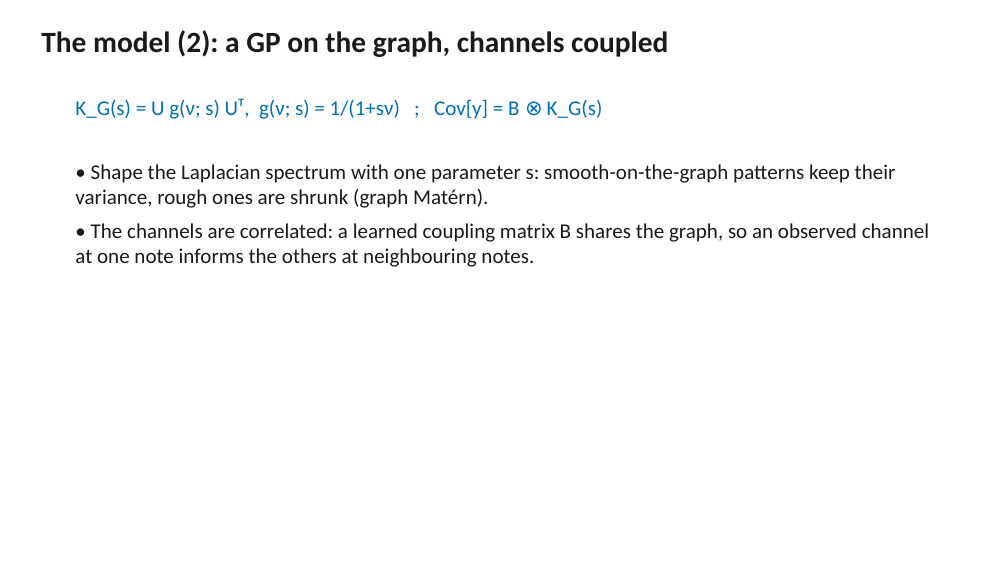
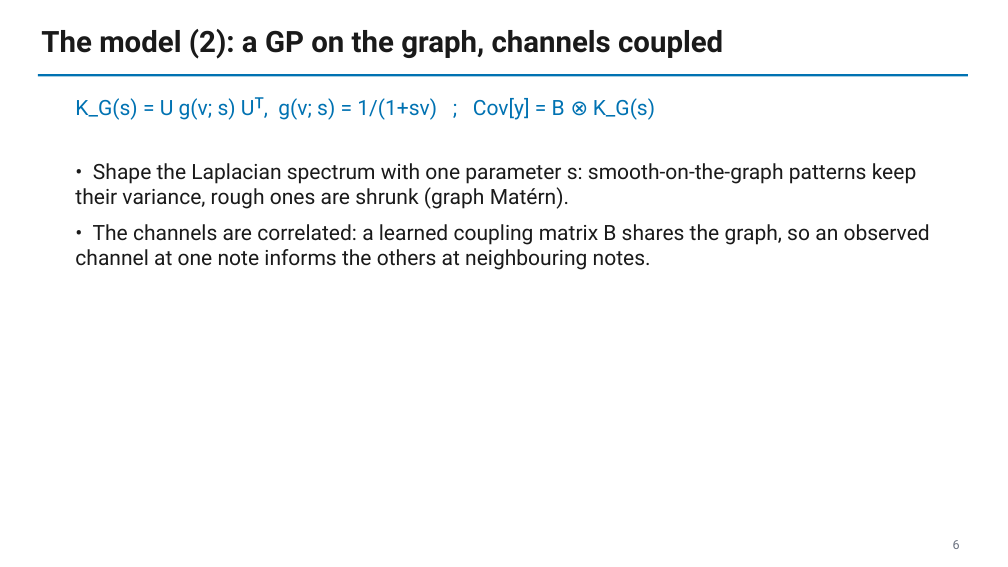
Before and after one commit to raylalang/score-bundle, a slide deck: slide 6 of docs/slides/deck_week.pptx. Drawn at 1008x567 pixels with LibreOffice and Linux fonts; fonts in the diff are those of the drawing. Boxes give left, top, right and bottom in pixels: in the first picture for what was removed or moved away, otherwise in the second. Text is boxed around its words. In the diff, an @@ line names an element or a change of style, - is before the commit and + after.

```diff
--- a/docs/slides/deck_week.pptx
+++ b/docs/slides/deck_week.pptx
@@ text "The model (2): a GP ..." at (x1=41, y1=29, x2=723, y2=59): font Calibri to Roboto @@
@@ rectangle added at (x1=38, y1=74, x2=968, y2=76), fill #0072B2 @@
@@ text "K_G(s) = U g(ν; s) ..." at (x1=75, y1=97, x2=655, y2=120): font Calibri to Roboto @@
@@ text "• Shape the Laplacian spectrum ..." at (x1=75, y1=163, x2=930, y2=270): font Calibri to Roboto; more space between paragraphs @@
@@ text added at (x1=953, y1=540, x2=960, y2=549), 12 pt, text #6B7280 @@
+6
```
Also in this commit, not shown: 21 other slides changed, 1 other file.
